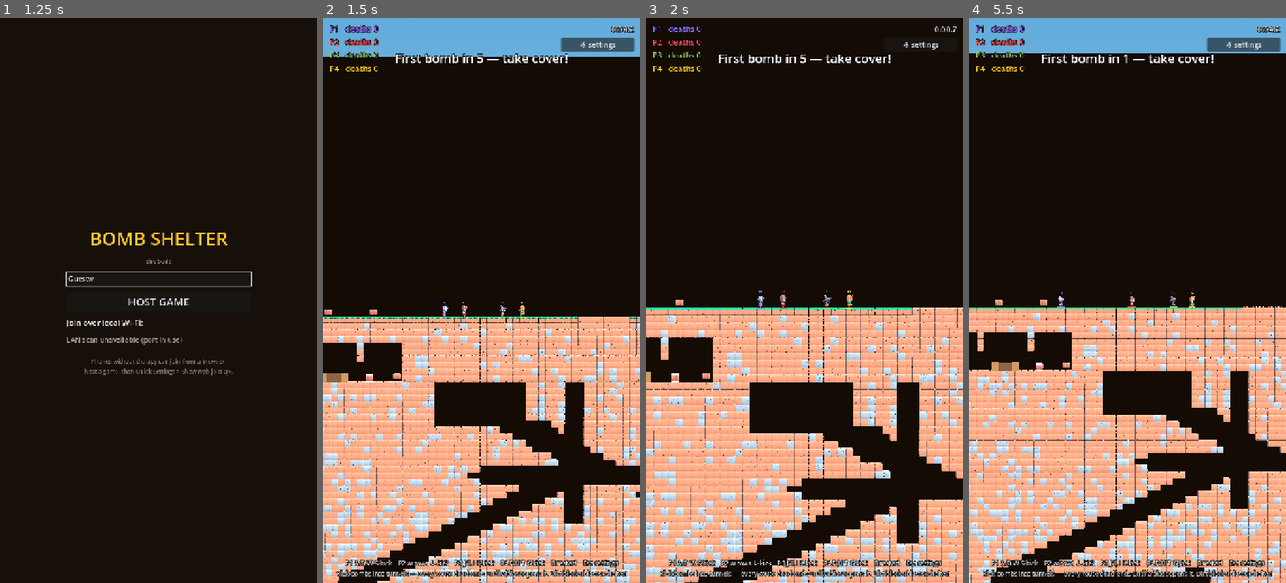
Above: before the commit, frames 1-4 (left to right).
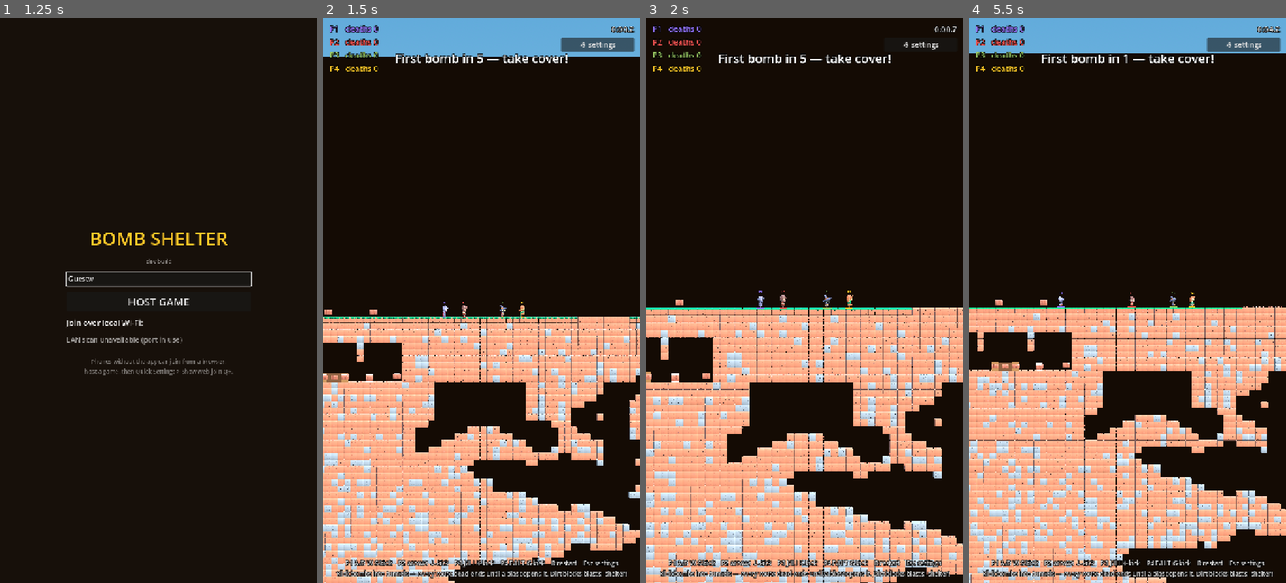
Above: after the commit, the same moments.

Repository: uchy4/dummy
Game: Godot game, scene res://scenes/menu.tscn
Same seed, same stepped clock (60 frames per second), same inputs: the game is played once before the commit and once after it.
Inputs (mouse positions are in pixels of both pictures, inside the frame that each line leads up to):
- Up to frame 1 (1.25 s): tap Enter (ui_accept) at 0.5 s; move the mouse to (228, 272) at 0.52 s; hold D (p1_right) from 0.53 s (still down); hold S (p1_kick) from 0.53 s (still down); click (228, 272) at 0.67 s; tap W (p1_jump) at 0.77 s
- Up to frame 2 (1.5 s): release D (p1_right) at 1.25 s; release S (p1_kick) at 1.25 s; click "HOST GAME" at 1.25 s
- Up to frame 3 (2 s): no input
- Up to frame 4 (5.5 s): drag from (1064, 328) to (1111, 413) at 2.02 s; move the mouse to (1159, 176) at 2.77 s; hold D (p1_right) 2.78-3.5 s; tap L at 2.85 s; drag from (1111, 413) to (1032, 215) at 3.52 s; move the mouse to (1222, 385) at 4.27 s; hold A (p1_left) 4.28-5 s; tap K at 4.35 s; tap W (p1_jump) at 4.52 s; drag from (1032, 215) to (1079, 159) at 5.02 s

Frame 1 is identical in both runs. In frame 2, 9.6% of the frame differs, in the area x 0-100%, y 63-100%; in frame 3, 7.8%; in frame 4, 9.7%, in the area x 6-100%, y 61-100%.

Commit message:
Splashy trickles, guns off the wall, organic caves, bursting furniture
- Traveling water now splashes like the well spray: falling droplet
  particles flung toward where the water is headed (native + web),
  replacing the streak look
- Blasted wall guns get blown clean off the mount: a tumbling physical
  rifle that misfires mid-flight (with recoil), keeps getting tossed and
  re-triggered by later blasts wherever it lands
- Cave rooms carve as organic blobs (wobbling edges, undulating floor)
  and the well reservoir is a rounded pocket instead of a rectangle
- Furniture bursts into colored debris particles + planks when a blast
  reaches it (per-kind colors; pillows puff white); DustPuff gained a
  tint that also mirrors to the web fx channel
- Well pipe segments caught in a blast scorch 90% to the carved-earth
  brown, like wallpaper (native + web)
- Bots no longer detour toward props when hunting armor chests

Co-Authored-By: Claude Fable 5 <noreply@anthropic.com>
Claude-Session: https://claude.ai/code/session_01QSJudmCHT44WHN37u3ZpBk

Diff:
--- a/bomb-shelter/scripts/bot.gd
+++ b/bomb-shelter/scripts/bot.gd
@@ -106,8 +106,8 @@
 		var best_d := 260.0
 		for ch in get_tree().get_nodes_in_group(&"chests"):
 			var node := ch as Node2D
-			if node == null:
-				continue
+			if node == null or "prop_kind" in node:
+				continue  # props share the blast group but aren't armor
 			var d := pos.distance_to(node.global_position)
 			if d < best_d and node.global_position.y >= pos.y - 40.0:
 				best_d = d
--- a/bomb-shelter/scripts/bunker_props.gd
+++ b/bomb-shelter/scripts/bunker_props.gd
@@ -99,18 +99,34 @@
 			var pipe := PipeArt.new()
 			pipe.top = Vector2(pump.position.x, float(terrain.pump_cell.y) * TILE)
 			pipe.bottom_y = float(terrain.reservoir_rect.position.y) * TILE + 4.0
+			pipe.terrain = terrain  # blasts scorch the pipe like wallpaper
 			add_child(pipe)
 			pump.pipe_bottom_y = pipe.bottom_y  # busted pump leaks all the way down
 
 
 ## Cutaway art: the well pipe running from the pump down into the ground.
+## Blast-caught segments darken 90% toward the carved-earth brown, exactly
+## like scorched wallpaper (see scripts/room_decor.gd).
 class PipeArt:
 	extends Node2D
 	var top := Vector2.ZERO
 	var bottom_y := 0.0
+	var terrain: Terrain
+	var _scorch := {}  # scorched 16px pipe segments, keyed by row
 
 	func _ready() -> void:
 		z_index = 1  # over terrain, under players/bombs
+		if terrain != null:
+			terrain.carved.connect(_on_carved)
+
+	func _on_carved(pos: Vector2, radius: float) -> void:
+		if absf(pos.x - top.x) > radius + 8.0:
+			return
+		var r0 := int(maxf(pos.y - radius, top.y) / 16.0)
+		var r1 := int(minf(pos.y + radius, bottom_y) / 16.0)
+		for ry in range(r0, r1 + 1):
+			_scorch[ry] = true
+		queue_redraw()
 
 	func _draw() -> void:
 		draw_line(top, Vector2(top.x, bottom_y), Color("23303a"), 6.0)
@@ -119,6 +135,13 @@
 		while y < bottom_y - 8.0:
 			draw_rect(Rect2(top.x - 4.0, y, 8.0, 3.0), Color("2c3c48"))
 			y += 34.0
+		var scar := Color("2b1a0c")
+		scar.a = 0.9
+		for k in _scorch:
+			var sy := maxf(float(int(k)) * 16.0, top.y)
+			var sh := minf(float(int(k)) * 16.0 + 16.0, bottom_y) - sy
+			if sh > 0.0:
+				draw_rect(Rect2(top.x - 3.0, sy, 6.0, sh), scar)
 
 
 # -------------------------------------------------------------- kitchen ---
--- a/bomb-shelter/scripts/dust_puff.gd
+++ b/bomb-shelter/scripts/dust_puff.gd
@@ -3,16 +3,18 @@
 ## Small one-shot dirt puff for jumps and landings. Frees itself.
 
 var amount := 6
+## Particle tint — dirt brown by default; furniture bursts recolor it.
+var color := Color(0.62, 0.5, 0.36, 0.8)
 
 var _age := 0.0
 
 
 func _ready() -> void:
 	z_index = 7
-	# Mirror to web viewers (fx kind 9 = dust puff).
+	# Mirror to web viewers (fx kind 9 = dust puff, optional tint).
 	if NetHub.has_viewers():
 		NetHub.broadcast({"t": "fx", "k": 9, "x": int(global_position.x),
-			"y": int(global_position.y), "a": amount})
+			"y": int(global_position.y), "a": amount, "c": "#" + color.to_html(false)})
 	var p := CPUParticles2D.new()
 	p.one_shot = true
 	p.emitting = true
@@ -26,7 +28,7 @@
 	p.initial_velocity_max = 110.0
 	p.scale_amount_min = 1.5
 	p.scale_amount_max = 3.0
-	p.color = Color(0.62, 0.5, 0.36, 0.8)
+	p.color = color
 	add_child(p)
 
 
--- a/bomb-shelter/scripts/furniture.gd
+++ b/bomb-shelter/scripts/furniture.gd
@@ -1,9 +1,10 @@
 class_name Furniture
 extends RigidBody2D
 ## Movable, kickable, explodable bunker furniture: tables, chairs, beds and
-## pillows. Never breaks — it just tumbles, like scripts/ragdoll.gd's parts
-## (same collision_layer/mask + physics-material trick), and gets flung by
-## kicks (group "props") and blasts (group "ragdoll_parts").
+## pillows. Kicks and shoves just tumble it, like scripts/ragdoll.gd's parts
+## (same collision_layer/mask + physics-material trick) — but a blast that
+## reaches it (group "chests") busts it apart into a spray of colored debris
+## particles and planks.
 ##
 ## Usage: set `kind` before adding to the tree, e.g.:
 ##   var t := Furniture.new(); t.kind = Furniture.Kind.TABLE; add_child(t)
@@ -17,11 +18,14 @@
 ## Streamed to web viewers as [x, y, kind, rotation]; kept in sync with `kind`.
 var prop_kind := 0
 
+var _dead := false
+
 
 func _ready() -> void:
 	prop_kind = int(kind)
 	add_to_group(&"props")
 	add_to_group(&"ragdoll_parts")
+	add_to_group(&"chests")  # blasts in range call blast_destroy()
 	z_index = 3
 	collision_layer = 4  # players and bombs collide with (and push) it
 	collision_mask = 1 | 2 | 4
@@ -59,6 +63,47 @@
 			_build_bed(size)
 		Kind.PILLOW:
 			_build_pillow(size)
+
+
+## Called by the blast loop for group "chests" nodes it reaches unblocked:
+## the piece bursts into colored particles + a few tumbling planks.
+func blast_destroy() -> void:
+	if _dead:
+		return
+	_dead = true
+	var body := Color("8a6238")
+	var accent := Color("5e3d22")
+	match kind:
+		Kind.CHAIR:
+			body = Color("7a5230")
+			accent = Color("8a6238")
+		Kind.BED:
+			body = Color("6d4c2f")
+			accent = Color("e8e0c8")
+		Kind.PILLOW:
+			body = Color("f5f0e1")
+			accent = Color("ffffff")
+	if NetHub.has_viewers():  # fx kind 11 = debris burst (web crunch + puff)
+		NetHub.broadcast({"t": "fx", "k": 11,
+			"x": int(global_position.x), "y": int(global_position.y)})
+	var pieces := 2 if kind == Kind.PILLOW else 3
+	for i in pieces:
+		var plank := BunkerProps.Plank.new()
+		plank.size = Vector2(randf_range(6.0, 13.0), 3.0)
+		plank.col = body if i % 2 == 0 else accent
+		plank.position = global_position \
+			+ Vector2(randf_range(-8.0, 8.0), randf_range(-6.0, 6.0))
+		plank.rotation = randf_range(-0.6, 0.6)
+		plank.linear_velocity = Vector2(randf_range(-170.0, 170.0),
+			randf_range(-260.0, -70.0))
+		plank.angular_velocity = randf_range(-8.0, 8.0)
+		get_parent().add_child(plank)
+	var puff := DustPuff.new()
+	puff.amount = 10
+	puff.color = accent if kind == Kind.PILLOW else body
+	puff.position = global_position
+	get_parent().add_child(puff)
+	queue_free()
 
 
 func _build_table(size: Vector2) -> void:
--- a/bomb-shelter/scripts/net_hub.gd
+++ b/bomb-shelter/scripts/net_hub.gd
@@ -129,7 +129,7 @@
 var CELL=["","#7a5230","#4b4b55","#4caf50","#2e6bc9","#a5623b","#6e7681","#553f4d"];
 var CELL2=["","#5c3d22","#3a3a44","#3f9143","#2a60b5","#874e2e","#59616b","#42313c"];
 var ROOMS=[];var ROOMTINT=["#54381f","#e4d3ac","#aebccd","#dcebec","#6a6f76"];
-var SCORCH={};var PIPE=null;var WTRANS={};var HUDMSG="";var HTIME=-1;
+var SCORCH={};var PIPE=null;var PIPESC={};var WTRANS={};var HUDMSG="";var HTIME=-1;
 var grassCells=null;var anim={};
 // Locally-simulated bombs: velocity estimated from snapshots, integrated
 // with gravity + terrain every frame, error-corrected toward host truth.
@@ -187,7 +187,7 @@
  else if(k===8){var n=m.a||10;for(var i=0;i<n;i++)sparks.push({x:x,y:y,c:"#7fd4ff",
   vx:(m.dx||0)*170+(Math.random()-0.5)*90,vy:(m.dy||-1)*170+(Math.random()-0.5)*70,
   t:performance.now()});}
- else if(k===9)puffAt(x,y,"#a1866a",m.a||6,110);
+ else if(k===9)puffAt(x,y,m.c||"#a1866a",m.a||6,110);
  else if(k===11){crunch(0.4,0.5);puffAt(x,y,"#6d4c2f",12,190);}
  else if(k===12){splat();puffAt(x,y,m.c==="p"?"#f4a7b9":"#f5f5f0",10,160);}
  else if(k===13){crunch(0.5,1.7);tone(75,0,0.12,0.3);puffAt(x,y,"#ffe082",4,130);}}
@@ -225,6 +225,16 @@
    boom(Math.min(0.55,0.2+m.r/240));}
   else if(m.t==="w"){if(grid){var nt={};
    var mm=m.m||[];for(var i=0;i<mm.length;i++){var f=mm[i][0],t2=mm[i][1];
+    // Traveling water splashes like the well spray: a couple of falling
+    // droplet sparks flung from the cell toward where it's headed.
+    if(f>=0&&f<grid.length&&sparks.length<260){
+     var fx2=(f%W)*TS+TS/2,fy2=((f/W)|0)*TS+TS/2;
+     var tx2=t2>=0?(t2%W)*TS+TS/2:fx2,ty2=t2>=0?((t2/W)|0)*TS+TS/2:fy2+TS;
+     var ddx=tx2-fx2,ddy=ty2-fy2,dl=Math.hypot(ddx,ddy)||1;
+     for(var si2=0;si2<2;si2++)sparks.push({x:fx2+(Math.random()-0.5)*8,
+      y:fy2+(Math.random()-0.5)*8,c:"#7fd4ff",
+      vx:ddx/dl*95+(Math.random()-0.5)*60,vy:ddy/dl*95-Math.random()*40,
+      t:performance.now()});}
     if(f>=0&&f<grid.length)grid[f]=0;
     if(t2>=0&&t2<grid.length){grid[t2]=4;nt[t2]=1;}}
    var qq=m.q||[];for(var i=0;i<qq.length;i++){var f=qq[i][0],t2=qq[i][1];
@@ -234,7 +244,7 @@
   else if(m.t==="init"){W=m.w;H=m.h;TS=m.ts;SURF=m.surf;FIN=m.fin;ROOMS=m.rooms||[];PIPE=m.pipe||null;
    grid=new Uint8Array(m.grid.length);
    for(var i=0;i<m.grid.length;i++)grid[i]=m.grid.charCodeAt(i)-48;
-   buildTerrain();sp=sc=null;flashes=[];sparks=[];win=null;anim={};bsim=[];rags=[];SCORCH={};WTRANS={};HUDMSG="";HTIME=-1;predOK=false;}
+   buildTerrain();sp=sc=null;flashes=[];sparks=[];win=null;anim={};bsim=[];rags=[];SCORCH={};PIPESC={};WTRANS={};HUDMSG="";HTIME=-1;predOK=false;}
   else if(m.t==="roster"){roster=m.p;updateBtn();}
   else if(m.t==="you"){you=m.i;updateBtn();}
   else if(m.t==="colors"){opts=m.opts;
@@ -367,6 +377,10 @@
   octx.fillStyle=(Math.random()<0.3)?CELL2[dv]:CELL[dv];octx.fillRect(c,r,1,1);
   if(v===3)grassCells.push(r*W+c);}}
 function carve(x,y,rad){if(!grid)return;
+ // Well-pipe segments caught in the blast scorch to the carved-earth brown.
+ if(PIPE&&Math.abs((PIPE[0]+0.5)*TS-x)<rad+8){
+  var pr0=Math.floor(Math.max(y-rad,PIPE[1]*TS)/TS),pr1=Math.floor(Math.min(y+rad,PIPE[2]*TS+4)/TS);
+  for(var pr=pr0;pr<=pr1;pr++)PIPESC[pr]=1;}
  var c0=Math.floor(x/TS),r0=Math.floor(y/TS),rr=Math.ceil(rad/TS);
  for(var r=r0-rr;r<=r0+rr;r++)for(var c=c0-rr;c<=c0+rr;c++){
   if(r<0||r>=H||c<0||c>=W)continue;
@@ -593,7 +607,11 @@
  // Well pipe: cutaway art from the pump down to the reservoir.
  if(PIPE){var px2=(PIPE[0]+0.5)*TS;
   ctx.fillStyle="#23303a";ctx.fillRect(px2-3,PIPE[1]*TS,6,(PIPE[2]-PIPE[1])*TS+4);
-  ctx.fillStyle="#41525f";ctx.fillRect(px2-1.5,PIPE[1]*TS,3,(PIPE[2]-PIPE[1])*TS+4);}
+  ctx.fillStyle="#41525f";ctx.fillRect(px2-1.5,PIPE[1]*TS,3,(PIPE[2]-PIPE[1])*TS+4);
+  ctx.fillStyle="rgba(43,26,12,0.9)";
+  for(var pk in PIPESC){var prw=+pk;var psy=Math.max(prw*TS,PIPE[1]*TS);
+   var psh=Math.min(prw*TS+TS,PIPE[2]*TS+4)-psy;
+   if(psh>0)ctx.fillRect(px2-3,psy,6,psh);}}
  if(grassCells)for(var gi=0;gi<grassCells.length;gi++){var idx=grassCells[gi];
   if(grid[idx]!==3)continue;var gx=(idx%W)*TS,gy=((idx/W)|0)*TS;
   ctx.fillStyle="#4caf50";ctx.fillRect(gx,gy,TS,4);
@@ -603,10 +621,7 @@
  if(grid){ctx.fillStyle="rgba(61,128,224,0.55)";
   for(var wi=W;wi<grid.length;wi++){if(grid[wi]!==4)continue;
    var wx2=(wi%W)*TS,wy2=((wi/W)|0)*TS;
-   if(WTRANS[wi]){var wh=(wi*2654435761)>>>0;// in flight: thin trickle streaks
-    for(var st=0;st<3;st++){var sox=((wh>>(st*5))&7)-3.5,soy=((wh>>(st*5+3))&3)-1.5;
-     ctx.fillRect(wx2+TS/2+sox-0.8,wy2+TS/2+soy-5,1.6,9);}
-    continue;}
+   if(WTRANS[wi])continue;// in flight: rendered as splash sparks, not a block
    var wo=grid[wi-W]!==4?5:0;
    ctx.fillRect(wx2,wy2+wo,TS,TS-wo);}}
  var now=performance.now();
--- a/bomb-shelter/scripts/terrain.gd
+++ b/bomb-shelter/scripts/terrain.gd
@@ -74,6 +74,12 @@
 var _flow_dir := {}   ## water cell index -> current flow heading (-1 / +1)
 var _transit := {}    ## cells in flight this tick: drawn as droplets, not tiles
 var _drop_trail := {} ## per-drop visited cells: revisiting one = loop = evaporate
+## Splash droplets for traveling water — the same falling-spray look as the
+## well squirt (see scripts/water_spray.gd). Each entry: {p, v, t}.
+var _drops: Array[Dictionary] = []
+const DROPS_MAX := 240
+const DROP_LIFE := 0.5
+const DROP_COLOR := Color("7fd4ff", 0.85)
 
 
 ## Client mode: no generation — the grid arrives from the host over the
@@ -203,7 +209,7 @@
 				"rw": rng.randi_range(9, 16),
 				"rh": rng.randi_range(2, 3),
 			}
-			_carve_ellipse(room.c, room.rw, room.rh)
+			_carve_blob(room.c, room.rw, room.rh)
 			all_rooms.append(room)
 			centers.append(room.c)
 			room_count += 1
@@ -364,9 +370,15 @@
 	var px := maxi(outhouse_cell.x - 4, 2)
 	pump_cell = Vector2i(px, SURFACE_ROW)
 	reservoir_rect = Rect2i(maxi(px - 6, 2), 46, 13, 3)
-	for y in range(reservoir_rect.position.y, reservoir_rect.end.y):
-		for x in range(reservoir_rect.position.x, reservoir_rect.end.x):
-			if _gget(x, y) != Cell.BEDROCK:
+	# The pool itself is a rounded, organic pocket (the rect above is just
+	# the generation guard / pipe anchor).
+	var rc := Vector2(float(reservoir_rect.get_center().x), 47.0)
+	for y in range(45, 50):
+		for x in range(reservoir_rect.position.x - 1, reservoir_rect.end.x + 1):
+			var nx := (float(x) - rc.x) / 6.5
+			var ny := (float(y) - rc.y) / 2.2
+			var wob := 1.0 + 0.25 * sin(float(x) * 1.7)
+			if nx * nx + ny * ny <= wob and _gget(x, y) != Cell.BEDROCK:
 				_gset(x, y, Cell.WATER)
 	# The guard also shields the well system from random generation.
 	_gen_guard = _gen_guard.merge(reservoir_rect.grow(2))
@@ -501,13 +513,21 @@
 			_carve_cell(x, y)
 
 
-func _carve_ellipse(c: Vector2i, rw: int, rh: int) -> void:
-	for y in range(c.y - rh, c.y + rh + 1):
-		for x in range(c.x - rw, c.x + rw + 1):
-			var nx := float(x - c.x) / rw
-			var ny := float(y - c.y) / rh
-			if nx * nx + ny * ny <= 1.0:
-				_carve_cell(x, y)
+## Organic cavern blob: an ellipse whose height wobbles per column and whose
+## centerline undulates, so caves read as natural hollows instead of
+## stamped rectangles/ovals.
+func _carve_blob(c: Vector2i, rw: int, rh: int) -> void:
+	var ph := rng.randf() * TAU
+	var ph2 := rng.randf() * TAU
+	for x in range(c.x - rw, c.x + rw + 1):
+		var nx := float(x - c.x) / rw
+		if absf(nx) > 1.0:
+			continue
+		var wob := 1.0 + 0.35 * sin(ph + nx * 3.1) + 0.2 * sin(ph2 + nx * 6.7)
+		var half := rh * sqrt(maxf(1.0 - nx * nx, 0.0)) * wob
+		var cy := c.y + roundi(1.2 * sin(ph2 + nx * 2.3))
+		for y in range(cy - ceili(half), cy + ceili(half) + 1):
+			_carve_cell(x, y)
 
 
 func _carve_disk(c: Vector2i, r: int) -> void:
@@ -576,12 +596,43 @@
 # ------------------------------------------------------------------ water ---
 
 func _process(delta: float) -> void:
+	if not _drops.is_empty():
+		var i := _drops.size() - 1
+		while i >= 0:
+			var d: Dictionary = _drops[i]
+			d.t += delta
+			if d.t > DROP_LIFE:
+				_drops.remove_at(i)
+			else:
+				d.v += Vector2(0, 500.0 * delta)
+				d.p += (d.v as Vector2) * delta
+			i -= 1
+		queue_redraw()
 	if client_mode:
 		return
 	_water_acc += delta
 	if _water_acc >= WATER_TICK:
 		_water_acc = 0.0
 		_tick_water()
+
+
+## Fling a couple of splash droplets from a moving water cell toward where
+## it's headed — trickles read as spray instead of sliding blocks.
+func _splash(from_idx: int, to_idx: int) -> void:
+	if _drops.size() >= DROPS_MAX:
+		return
+	var fp := Vector2((from_idx % W) * TILE + TILE * 0.5, (from_idx / W) * TILE + TILE * 0.5)
+	var dir := Vector2.DOWN
+	if to_idx >= 0:
+		var tp := Vector2((to_idx % W) * TILE + TILE * 0.5, (to_idx / W) * TILE + TILE * 0.5)
+		dir = (tp - fp).normalized()
+	for i in 2:
+		_drops.append({
+			"p": fp + Vector2(randf_range(-4.0, 4.0), randf_range(-4.0, 4.0)),
+			"v": dir * randf_range(60.0, 115.0)
+				+ Vector2(randf_range(-30.0, 30.0), randf_range(-25.0, 5.0)),
+			"t": 0.0,
+		})
 
 
 ## Flowing-water cellular step. Each drop: falls into air below; slides
@@ -658,6 +709,7 @@
 		_grid[to] = Cell.WATER
 		new_transit[to] = true
 		erase_cell(Vector2i(to % W, to / W))  # in flight: droplet, not a tile
+		_splash(idx, to)
 		moves.append([idx, to])
 		if moves.size() >= WATER_MAX_MOVES:
 			break
@@ -757,6 +809,7 @@
 			_grid[f] = Cell.EMPTY
 			erase_cell(Vector2i(f % W, f / W))
 			_paint_water_cell(f % W, f / W + 1)
+			_splash(f, t)
 		if t >= 0 and t < _grid.size():
 			_grid[t] = Cell.WATER
 			new_transit[t] = true
@@ -777,22 +830,14 @@
 	queue_redraw()
 
 
-## Traveling water renders as thin trickle streaks instead of blocks — a
-## few offset rivulets per cell (hash-jittered, so they shimmer as the drop
-## moves) with a tiny splash fleck at the foot.
+## Traveling water renders as falling splash droplets — the same spray look
+## as the well squirt (WaterSpray) — instead of blocks or streaks.
 func _draw() -> void:
-	for tkey in _transit:
-		var i := int(tkey)
-		if i < 0 or i >= _grid.size() or _grid[i] != Cell.WATER:
-			continue
-		var p := Vector2((i % W) * TILE + TILE * 0.5, (i / W) * TILE + TILE * 0.5)
-		var h := hash(i)
-		for s in 3:
-			var ox := float((h >> (s * 5)) & 7) - 3.5
-			var oy := float((h >> (s * 5 + 3)) & 3) - 1.5
-			draw_rect(Rect2(p.x + ox - 0.8, p.y + oy - 5.0, 1.6, 9.0), WATER_COLOR)
-		draw_rect(Rect2(p.x + float(h & 3) - 2.5, p.y + 4.5, 2.0, 1.6),
-			Color(0.8, 0.92, 1.0, 0.5))
+	for d: Dictionary in _drops:
+		var fade := 1.0 - float(d.t) / DROP_LIFE
+		var c := DROP_COLOR
+		c.a = DROP_COLOR.a * fade
+		draw_circle(d.p, 1.4 + 1.2 * fade, c)
 
 
 ## Repaint a moved drop and its vertical neighbors: covered water uses the
--- a/bomb-shelter/scripts/wall_gun.gd
+++ b/bomb-shelter/scripts/wall_gun.gd
@@ -1,9 +1,9 @@
 class_name WallGun
 extends Node2D
-## A rifle mounted on the arsenal room's back wall. It never breaks — a
-## nearby blast just sets it off, and it sprays 2-4 stray Bullets (see
-## scripts/bullet.gd) over the following moment. Because it survives, later
-## blasts can set it misfiring again.
+## A rifle mounted on the arsenal room's back wall. A nearby blast blows it
+## clean OFF the wall: it becomes a tumbling FallenGun rigid body that
+## misfires 2-4 stray Bullets (see scripts/bullet.gd) as it flies, and later
+## blasts can toss it around and set it misfiring again wherever it landed.
 ##
 ## Usage: `position` is the muzzle mount point; the rifle art is drawn
 ## pointing along +x from there, with a small wall-mount bracket behind it
@@ -15,10 +15,6 @@
 
 const FIRE_WINDOW := 0.4  ## seconds over which a misfire's rounds go off
 
-var _rounds_left := 0
-var _fire_accum := 0.0
-var _fire_interval := 0.1
-
 
 func _ready() -> void:
 	add_to_group(&"props")
@@ -26,40 +22,95 @@
 	z_index = 3
 
 
-func _process(delta: float) -> void:
-	if _rounds_left <= 0:
-		return
-	_fire_accum -= delta
-	if _fire_accum <= 0.0:
-		_fire_one()
-		_rounds_left -= 1
-		_fire_accum = _fire_interval
-
-
 ## Called by the blast loop for group "chests" nodes it reaches unblocked.
-## Deliberately does NOT free/disable the gun — it can misfire repeatedly.
+## The mount gives way: the rifle flies off, firing wildly.
 func blast_destroy() -> void:
-	var n := randi_range(2, 4)
-	_rounds_left += n
-	_fire_interval = FIRE_WINDOW / float(n)
-	_fire_accum = 0.0
-
-
-func _fire_one() -> void:
-	var side := -1.0 if randf() < 0.5 else 1.0
-	var dir := Vector2(side, 0.0).rotated(randf_range(-0.5, 0.5))
-	var b := Bullet.new()
-	b.global_position = global_position
-	b.velocity = dir * 620.0
-	b.rotation = dir.angle()
-	get_parent().add_child(b)
-	get_tree().call_group(&"sfx", &"play_shot", global_position)
+	var g := FallenGun.new()
+	g.position = global_position
+	g.rotation = randf_range(-0.4, 0.4)
+	g.linear_velocity = Vector2(randf_range(-150.0, 150.0), randf_range(-230.0, -90.0))
+	g.angular_velocity = randf_range(-7.0, 7.0)
+	g.queue_misfire()
+	get_parent().add_child(g)
+	queue_free()
 
 
 func _draw() -> void:
-	draw_rect(Rect2(-7.0, -3.5, 6.0, 7.0).grow(1.0), Color.BLACK)     # mount bracket
-	draw_rect(Rect2(-7.0, -3.5, 6.0, 7.0), Color("454049"))
-	draw_rect(Rect2(-2.0, -2.0, 22.0, 4.0).grow(1.0), Color.BLACK)    # barrel + stock outline
-	draw_rect(Rect2(10.0, -2.0, 10.0, 4.0), Color("2e2e34"))          # dark barrel
-	draw_rect(Rect2(-2.0, -2.5, 12.0, 5.0), Color("6d4c2f"))          # wooden stock
-	draw_rect(Rect2(3.0, 2.0, 2.0, 3.0), Color("2e2e34"))             # trigger guard nub
+	WallGun.draw_rifle(self)
+
+
+## Shared rifle art (mount bracket + barrel + stock), used by both the
+## mounted gun and its fallen twin so nothing changes visually mid-flight.
+static func draw_rifle(on: CanvasItem) -> void:
+	on.draw_rect(Rect2(-7.0, -3.5, 6.0, 7.0).grow(1.0), Color.BLACK)     # mount bracket
+	on.draw_rect(Rect2(-7.0, -3.5, 6.0, 7.0), Color("454049"))
+	on.draw_rect(Rect2(-2.0, -2.0, 22.0, 4.0).grow(1.0), Color.BLACK)    # barrel + stock outline
+	on.draw_rect(Rect2(10.0, -2.0, 10.0, 4.0), Color("2e2e34"))          # dark barrel
+	on.draw_rect(Rect2(-2.0, -2.5, 12.0, 5.0), Color("6d4c2f"))          # wooden stock
+	on.draw_rect(Rect2(3.0, 2.0, 2.0, 3.0), Color("2e2e34"))             # trigger guard nub
+
+
+## A rifle knocked off its mount: a physical prop that tumbles off terrain,
+## gets tossed by later blasts (ragdoll_parts) and misfires again every time
+## one reaches it (chests). Bullets leave along wherever the barrel points.
+class FallenGun:
+	extends RigidBody2D
+
+	## Streamed to web viewers as [x, y, kind, rotation] — same rifle.
+	var prop_kind := 14
+
+	var _rounds_left := 0
+	var _fire_accum := 0.0
+	var _fire_interval := 0.1
+
+	func _ready() -> void:
+		add_to_group(&"props")
+		add_to_group(&"chests")         # blasts re-trigger misfires
+		add_to_group(&"ragdoll_parts")  # ...and toss it around
+		z_index = 3
+		mass = 0.9
+		collision_layer = 4
+		collision_mask = 1 | 4
+		var pm := PhysicsMaterial.new()
+		pm.bounce = 0.3
+		pm.friction = 0.7
+		physics_material_override = pm
+		var cs := CollisionShape2D.new()
+		var rs := RectangleShape2D.new()
+		rs.size = Vector2(22, 6)
+		cs.shape = rs
+		cs.position = Vector2(7, 0)
+		add_child(cs)
+
+	func _process(delta: float) -> void:
+		if _rounds_left <= 0:
+			return
+		_fire_accum -= delta
+		if _fire_accum <= 0.0:
+			_fire_one()
+			_rounds_left -= 1
+			_fire_accum = _fire_interval
+
+	func queue_misfire() -> void:
+		var n := randi_range(2, 4)
+		_rounds_left += n
+		_fire_interval = WallGun.FIRE_WINDOW / float(n)
+		_fire_accum = 0.05
+
+	func blast_destroy() -> void:
+		queue_misfire()
+
+	func _fire_one() -> void:
+		var dir := Vector2.RIGHT.rotated(global_rotation + randf_range(-0.25, 0.25))
+		if randf() < 0.5:
+			dir = -dir
+		var b := Bullet.new()
+		b.global_position = global_position + dir * 12.0
+		b.velocity = dir * 620.0
+		b.rotation = dir.angle()
+		get_parent().add_child(b)
+		get_tree().call_group(&"sfx", &"play_shot", global_position)
+		apply_central_impulse(-dir * 40.0)  # a little recoil kick
+
+	func _draw() -> void:
+		WallGun.draw_rifle(self)
